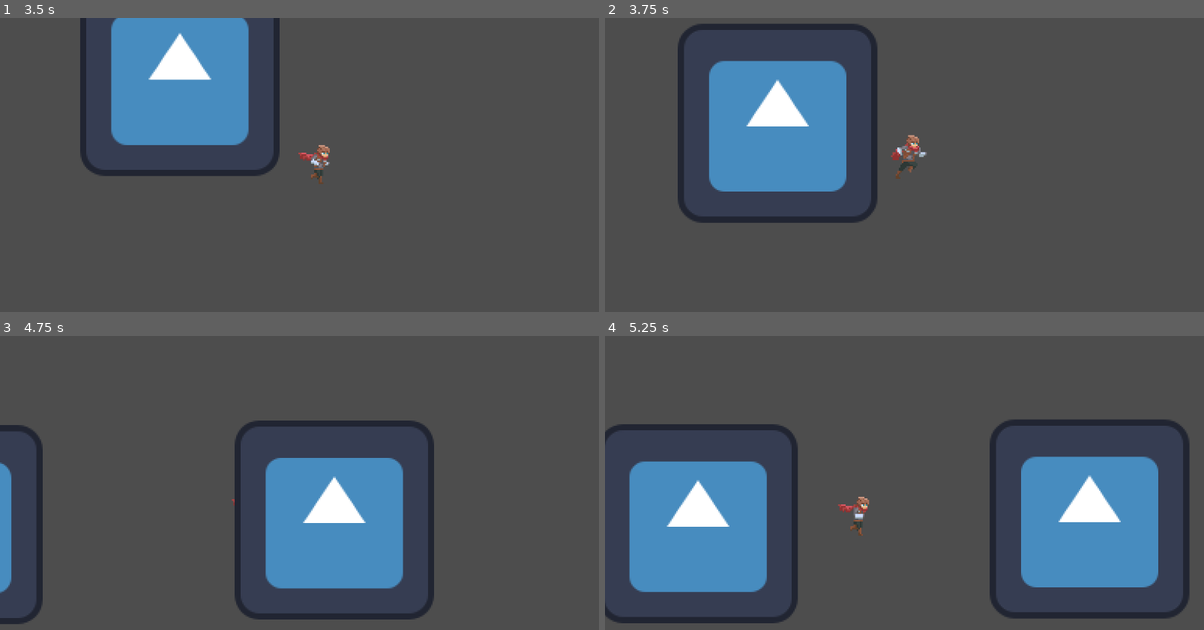
Above: before the commit, frames 1-4 (two rows, left to right).
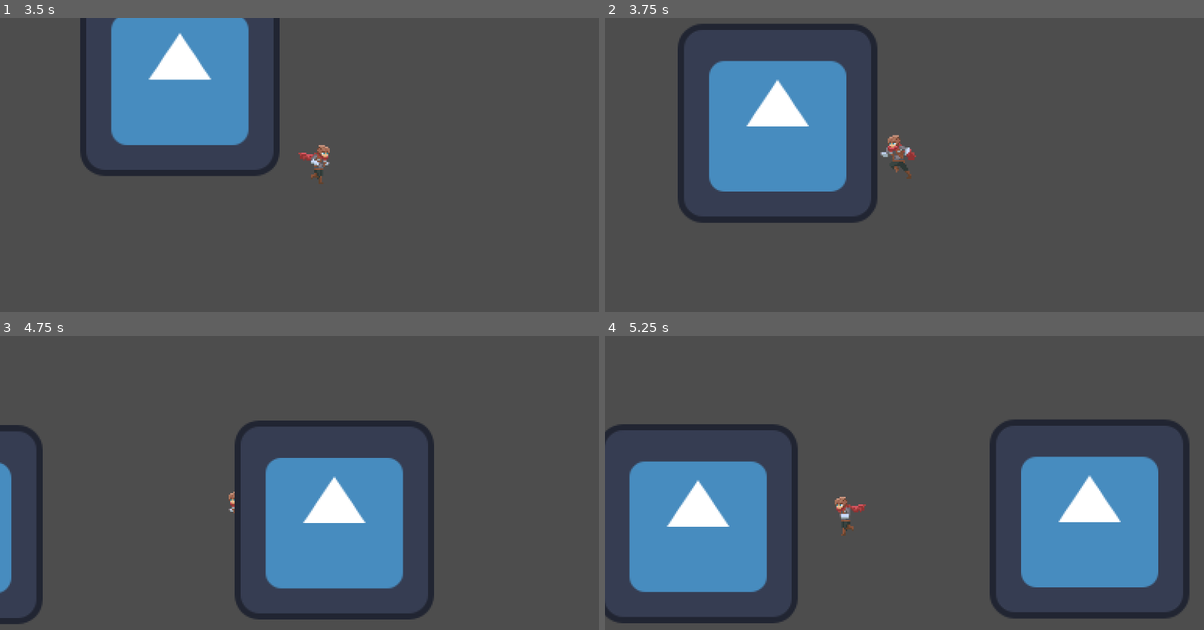
Above: after the commit, the same moments.

Repository: Zaid-mohamed/ZenjaJam
Game: Godot game, scene res://MainScene/main.tscn
The game is run twice, just before and just after one commit, with the same random seed, the same clock (stepped at 60 frames per second) and the same inputs. The engine's default icon, where the game draws it, is replaced by a stand-in: a white triangle on a blue panel in a dark square.
Inputs (mouse positions are in pixels of both pictures, inside the frame that each line leads up to):
- Up to frame 1 (3.5 s): tap Enter at 0.5 s; move the mouse to (431, 167) at 0.52 s; hold Right (ui_right) 0.53-1.28 s; move the mouse to (179, 203) at 1.27 s; hold Down (ui_down) 1.28-2.03 s; move the mouse to (359, 112) at 2.02 s; hold Right (ui_right) 2.03-2.78 s; move the mouse to (269, 253) at 2.77 s; hold Up (ui_up) from 2.78 s (still down)
- Up to frame 2 (3.75 s): move the mouse to (1084, 235) at 3.52 s; release Up (ui_up) at 3.53 s; hold Left (ui_left) from 3.53 s (still down)
- Up to frame 3 (4.75 s): keep holding Left (ui_left); move the mouse to (119, 453) at 4.27 s
- Up to frame 4 (5.25 s): move the mouse to (934, 503) at 5.02 s; release Left (ui_left) at 5.03 s; hold Down (ui_down) from 5.03 s (still down)

Frame 1 is identical in both runs. In frame 2, 0.5% of the frame differs, in the area x 45-54%, y 39-55%; in frame 3, less than 0.1%; in frame 4, 0.4%.

Commit message:
Added Anims

Diff:
--- a/player.gd
+++ b/player.gd
@@ -11,13 +11,13 @@
 #children nodes
 
 @onready var Anim : AnimationPlayer = get_node("Anim")
-
+@onready var Sprite : Sprite2D = get_node("Texture")
 
 
 func _physics_process(delta):
 	movement()
 	handle_animations()
-
+	handle_flip_h()
 
 func movement():
 	var dir = Input.get_vector("ui_left", "ui_right", "ui_up", "ui_down")
@@ -34,3 +34,10 @@
 		Anim.play("Run")
 	else:
 		Anim.play("Idle")
+
+# Handles what direction the player will look to.
+func handle_flip_h():
+	if velocity.x > 0.0:
+		Sprite.flip_h = false
+	elif velocity.x < 0.0:
+		Sprite.flip_h = true
